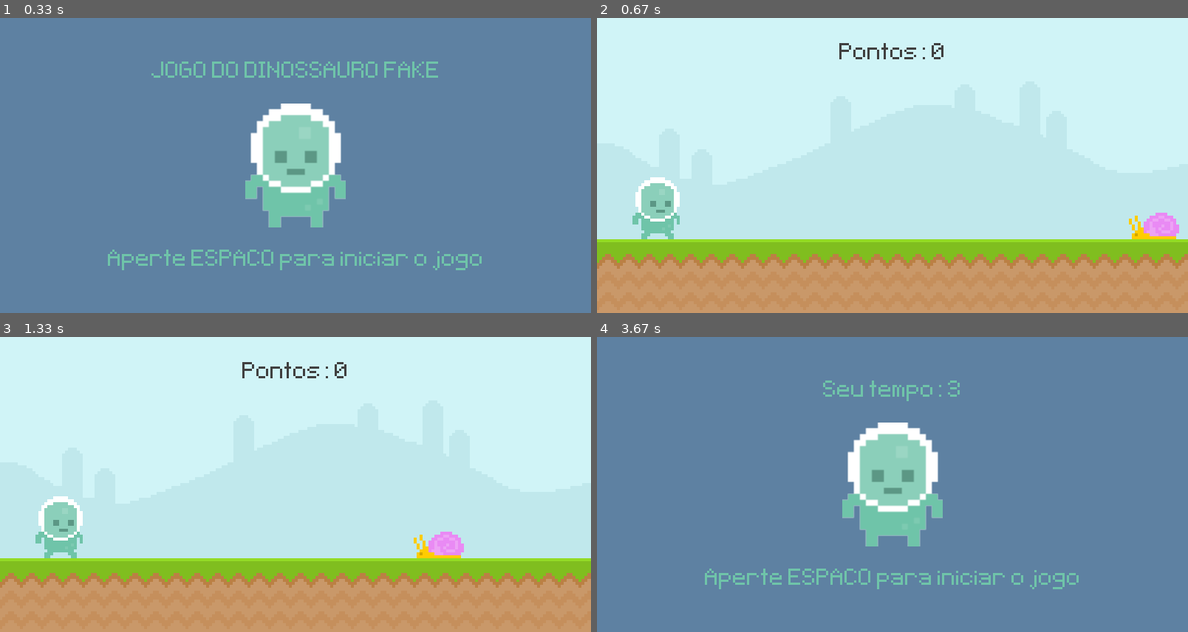
Above: before the commit, frames 1-4 (two rows, left to right).
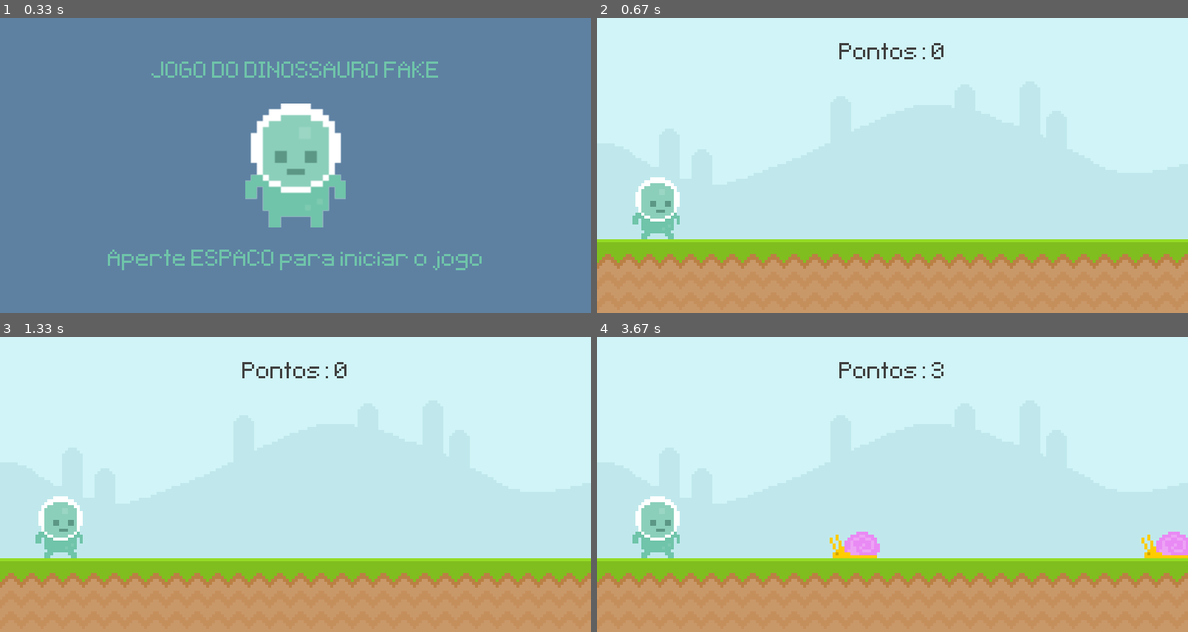
Above: after the commit, the same moments.

Repository: Phvr06/pygame-tutorial
Game: pygame game, started from main.py
Same seed, same stepped clock (60 frames per second), same inputs: the game is played once before the commit and once after it.
Inputs:
- Up to frame 1 (0.33 s): no input
- Up to frame 2 (0.67 s): tap Space at 0.33 s
- Up to frame 3 (1.33 s): tap Space at 0.67, 1.07 s
- Up to frame 4 (3.67 s): tap Space at 1.37, 1.9, 2.2, 2.97 s

Frame 1 is identical in both runs. In frame 2, 0.6% of the frame differs, in the area x 90-99%, y 66-75%; in frame 3, 0.6%; in frame 4, 100%, in the area x 0-100%, y 0-100%.

Commit message:
lista de obstaculos e timer

Diff:
--- a/main.py
+++ b/main.py
@@ -1,5 +1,6 @@
 import pygame
 from sys import exit
+from random import randint
 
 def placar():
     tempo = pygame.time.get_ticks()
@@ -7,6 +8,17 @@
     retangulo_tempo = superficie_tempo.get_rect(center = (400,50))
     tela.blit(superficie_tempo,retangulo_tempo)
     return int((tempo-tempo_inicial)/1000)
+
+def movimento_obstaculo(obstaculo_lista):
+    if obstaculo_lista:
+        for obstaculo in obstaculo_lista:
+            obstaculo.x -= 5
+
+            tela.blit(superficie_lesma,obstaculo)
+
+        obstaculo_lista = [obstaculo for obstaculo in obstaculo_lista if obstaculo.x > -100]
+
+    return obstaculo_lista
 
 WIDTH = 800
 HEIGHT = 400
@@ -23,6 +35,7 @@
 superficie_ground = pygame.image.load('graphics/ground.png').convert()
 superficie_lesma = pygame.image.load('graphics/snail/snail1.png').convert_alpha()
 retangulo_lesma = superficie_lesma.get_rect(midbottom = (600, 300))
+obstaculo_lista = []
 superficie_player = pygame.image.load('graphics/Player/player_walk_1.png').convert_alpha()
 retangulo_player = superficie_player.get_rect(midbottom = (80, 300))
 player_parado = pygame.image.load('graphics/Player/player_stand.png').convert_alpha()
@@ -33,6 +46,9 @@
 comecar = fonte.render("Aperte ESPACO para iniciar o jogo", False, (111,196,169))
 comecar_retangulo = comecar.get_rect(center = (400, 330))
 gravidade = 0
+
+timer_obstaculo = pygame.USEREVENT + 1
+pygame.time.set_timer(timer_obstaculo, 1500)
 
 while True:
     for evento in pygame.event.get():
@@ -45,28 +61,31 @@
                 gravidade = -20
             if evento.type == pygame.KEYDOWN and evento.key == pygame.K_SPACE and retangulo_player.bottom >= 300:
                 gravidade = -20
+            if evento.type == timer_obstaculo:
+                obstaculo_lista.append(superficie_lesma.get_rect(bottomright = (randint(900,1100), 300)))
         else:
             if evento.type == pygame.KEYDOWN and evento.key == pygame.K_SPACE:
                 jogando = True
                 retangulo_lesma.left = 800
                 tempo_inicial = pygame.time.get_ticks()
 
-
     if jogando:
         tela.blit(superficie_sky, (0, 0))
         tela.blit(superficie_ground, (0, 300))
         tempo_jogo = placar()
-        if retangulo_lesma.right > 0:
-            retangulo_lesma.x -= 4
-        else:
-            retangulo_lesma.left = 800
-        tela.blit(superficie_lesma, retangulo_lesma)
+        # if retangulo_lesma.right > 0:
+        #     retangulo_lesma.x -= 4
+        # else:
+        #     retangulo_lesma.left = 800
+        # tela.blit(superficie_lesma, retangulo_lesma)
 
         gravidade += 1
         retangulo_player.y += gravidade
         if retangulo_player.bottom >= 300:
             retangulo_player.bottom = 300
         tela.blit(superficie_player, retangulo_player)
+
+        obstaculo_lista = movimento_obstaculo(obstaculo_lista)
 
         if retangulo_lesma.colliderect(retangulo_player):
             jogando = False
